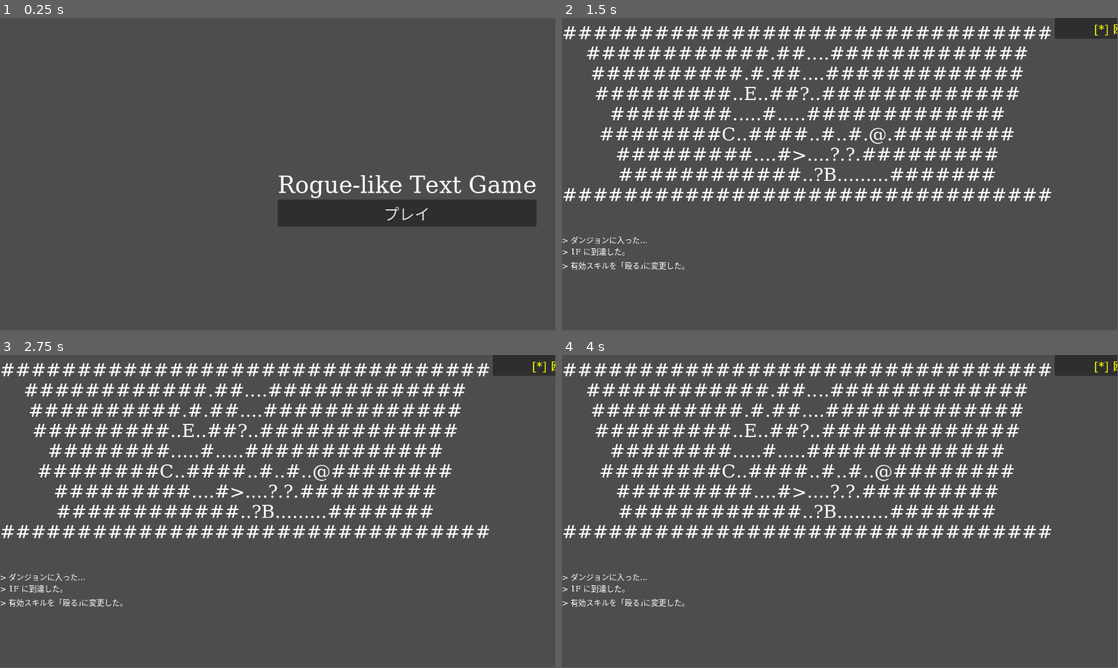
Above: before the commit, frames 1-4 (two rows, left to right).
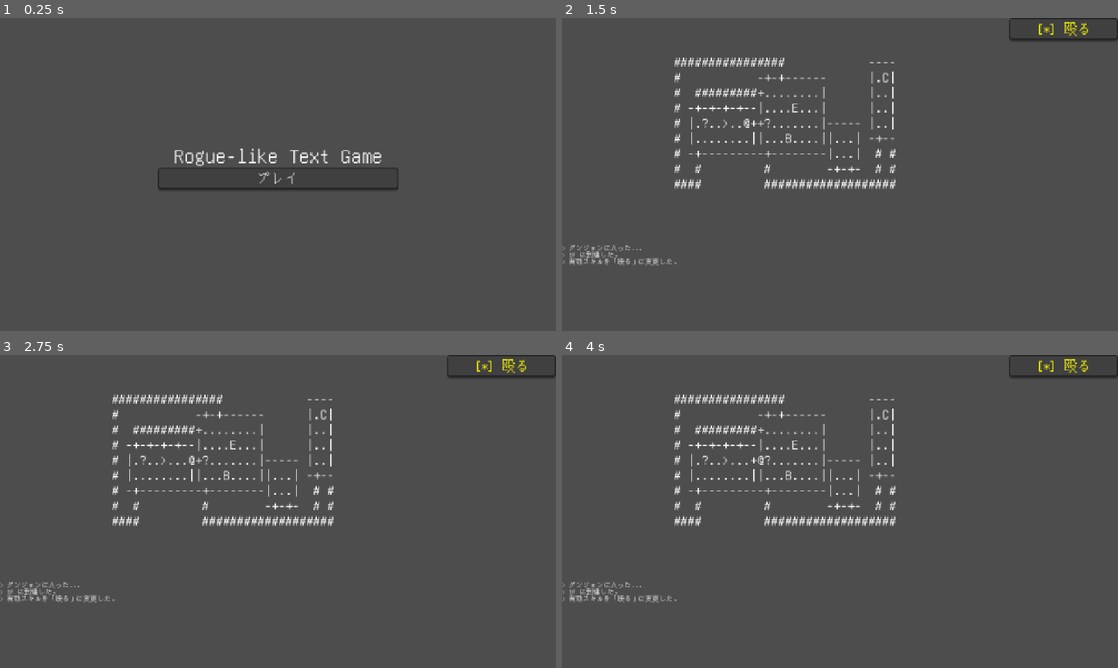
Above: after the commit, the same moments.

Repository: horaguchi/kumopaku
Game: Godot game, scene res://title.tscn
Same seed, same stepped clock (60 frames per second), same inputs: the game is played once before the commit and once after it. Before the commit the project starts from res://main.tscn.
Inputs:
- Up to frame 1 (0.25 s): no input
- Up to frame 2 (1.5 s): click "プレイ" at 0.5 s; click "[*] 殴る" at 1.25 s
- Up to frame 3 (2.75 s): tap Enter at 2 s; hold Right from 2.03 s (still down)
- Up to frame 4 (4 s): tap Space at 2.75 s; release Right at 2.78 s; hold Down 2.78-3.53 s; tap Enter at 3.5 s; hold Right from 3.53 s (still down)
In our replay, the window is 799x449 before the commit and 800x450 after it. These sizes can differ from the game's own. Grey fills any space a smaller window leaves; there, only what the larger window draws over its background counts as a difference.

The runs differ from the first frame. In frame 1, 6.0% of the frame differs, in the area x 28-97%, y 41-67%; in frame 2, 14%, in the area x 0-100%, y 0-81%; in frame 3, 14%; in frame 4, 14%.

Commit message:
title.tscn と main.tscn に分割

Diff:
--- a/dungeon_generator.gd
+++ b/dungeon_generator.gd
@@ -4,52 +4,41 @@
 const WIDTH = 32
 const HEIGHT = 9
 
-# {
-#   "grid": [ ["#", ...], ... ], # 16x9の文字列配列の配列 (#: 壁, .: 床)
-#   "start_pos": Vector2,
-#   "stairs_pos": Vector2,
-#   "items": [ Vector2, ... ],
-#   "enemies": [ Vector2, ... ]
-# }
 static func generate(floor_num: int) -> Dictionary:
-	var grid := []
+	var map := []
+	for i in range(HEIGHT):
+		var line := []
+		for j in range(WIDTH):
+			line.append(" ")
+		map.append(line)
+
+	var straightness := 0.75
+	var sparseness := 0.90
+	var add_loops := 0.50
+	var room_count := 5
+	var room_width_min := 4
+	var room_width_max := 10
+	var room_height_min := 3
+	var room_height_max := 8
+
+	_maze(map, WIDTH, HEIGHT, straightness, sparseness, add_loops)
+	_put_rooms(map, WIDTH, HEIGHT, room_count, [room_width_min, room_width_max], [room_height_min, room_height_max])
+
+	var carved_cells := []
 	for y in range(HEIGHT):
-		var row := []
 		for x in range(WIDTH):
-			row.append("#")
-		grid.append(row)
-
-	# 酔歩法で床 "." を掘る
-	var x = randi_range(1, WIDTH - 2)
-	var y = randi_range(1, HEIGHT - 2)
-	var carved_cells := []
-
-	var target_cells = 65 # 床の数
-
-	# 無限ループ防止用のカウンター
-	var failsafe = 0
-	while carved_cells.size() < target_cells and failsafe < 2000:
-		failsafe += 1
-		if grid[y][x] == "#":
-			grid[y][x] = "."
-			carved_cells.append(Vector2(x, y))
-
-		var dirs = [Vector2.UP, Vector2.DOWN, Vector2.LEFT, Vector2.RIGHT]
-		dirs.shuffle()
-		for d in dirs:
-			var nx = x + int(d.x)
-			var ny = y + int(d.y)
-			# 周囲1マスは壁として残す
-			if nx >= 1 and nx < WIDTH - 1 and ny >= 1 and ny < HEIGHT - 1:
-				x = nx
-				y = ny
-				break
-
-	# シャッフルして各エンティティの配置を決める
+			var c = map[y][x]
+			if c == ".":
+				# アイテムやエンティティを配置可能な場所（床のみ）
+				carved_cells.append(Vector2(x, y))
+
 	carved_cells.shuffle()
 
-	var start_pos = carved_cells.pop_back()
-	var stairs_pos = carved_cells.pop_back()
+	var start_pos = Vector2.ZERO
+	var stairs_pos = Vector2.ZERO
+	if carved_cells.size() >= 2:
+		start_pos = carved_cells.pop_back()
+		stairs_pos = carved_cells.pop_back()
 
 	var num_items = randi_range(2, 4)
 	var items = []
@@ -57,16 +46,305 @@
 		if carved_cells.size() > 0:
 			items.append(carved_cells.pop_back())
 
-	var num_enemies = 2 + floor_num # フロアがあがると敵が増える
+	var num_enemies = 2 + floor_num
 	var enemies = []
 	for i in range(num_enemies):
 		if carved_cells.size() > 0:
 			enemies.append(carved_cells.pop_back())
 
 	return {
-		"grid": grid,
+		"grid": map,
 		"start_pos": start_pos,
 		"stairs_pos": stairs_pos,
 		"items": items,
 		"enemies": enemies
 	}
+
+static func _put_rooms(map: Array, width: int, height: int, room_count: int, x_range: Array, y_range: Array):
+	var rooms := []
+	for i in range(room_count):
+		var rw = randi_range(x_range[0], x_range[1])
+		var rh = randi_range(y_range[0], y_range[1])
+		_make_room(map, width, height, rw, rh, rooms)
+
+static func _make_room(map: Array, width: int, height: int, room_w: int, room_h: int, rooms: Array):
+	var bx = -1
+	var by = -1
+	var bx2 = -1
+	var by2 = -1
+	var best = width * height * 1000
+
+	for i in range(height - room_h + 1):
+		for j in range(width - room_w + 1):
+			var overlap = false
+			for room in rooms:
+				if room[0] - room_w < j and j <= room[2] and room[1] - room_h < i and i <= room[3]:
+					overlap = true
+					break
+
+			var temp = best if overlap else _search_weight(map, width, height, j, i, j + room_w - 1, i + room_h - 1)
+			if temp > 0 and temp < best: # In JS it was `if (temp && temp < best)`, so temp > 0 since it returns overlap + corridor which is > 0
+				best = temp
+				bx = j
+				by = i
+				bx2 = j + room_w - 1
+				by2 = i + room_h - 1
+
+	if best == width * height * 1000 or bx == -1:
+		return
+
+	for i in range(by, by2 + 1):
+		var line = map[i]
+		for j in range(bx, bx2 + 1):
+			if i == by or i == by2:
+				line[j] = "-"
+			elif j == bx or j == bx2:
+				line[j] = "|"
+			else:
+				line[j] = "."
+
+	_draw_door(map, width, height, bx, by, bx2, by2)
+	rooms.append([bx, by, bx2, by2])
+
+static func _draw_door(map: Array, width: int, height: int, x: int, y: int, x2: int, y2: int):
+	var l_before = false
+	var r_before = false
+
+	for i in range(y, y2 + 1):
+		# 四隅は除外する (i == y または i == y2 の時は角なのでスキップ)
+		if i == y or i == y2:
+			l_before = false
+			r_before = false
+			continue
+
+		var line = map[i]
+		if not l_before and x != 0 and (line[x - 1] == "#" or line[x - 1] == "+"):
+			line[x] = "+"
+			l_before = true
+		else:
+			l_before = false
+
+		if not r_before and x2 != width - 1 and (line[x2 + 1] == "#" or line[x2 + 1] == "+"):
+			line[x2] = "+"
+			r_before = true
+		else:
+			r_before = false
+
+	var before = false
+	if y != 0:
+		var line = map[y - 1]
+		for j in range(x, x2 + 1):
+			# 四隅は除外する
+			if j == x or j == x2:
+				before = false
+				continue
+
+			if not before and (line[j] == "#" or line[j] == "+"):
+				map[y][j] = "+"
+				before = true
+			else:
+				before = false
+
+	before = false
+	if y2 != height - 1:
+		var line = map[y2 + 1]
+		for j in range(x, x2 + 1):
+			# 四隅は除外する
+			if j == x or j == x2:
+				before = false
+				continue
+
+			if not before and (line[j] == "#" or line[j] == "+"):
+				map[y2][j] = "+"
+				before = true
+			else:
+				before = false
+
+static func _search_weight(map: Array, width: int, height: int, x: int, y: int, x2: int, y2: int) -> int:
+	var overlap = 0
+	var corridor = 0
+
+	for i in range(y, y2 + 1):
+		var line = map[i]
+		if i != y and i != y2:
+			corridor += (1 if x != 0 and line[x - 1] == "#" else 100 if x != 0 and line[x - 1] == "+" else 0) + \
+						(1 if x2 != width - 1 and line[x2 + 1] == "#" else 100 if x2 != width - 1 and line[x2 + 1] == "+" else 0)
+		else:
+			corridor += (200 if x != 0 and line[x - 1] == "#" else 400 if x != 0 and line[x - 1] == "+" else 0) + \
+						(200 if x2 != width - 1 and line[x2 + 1] == "#" else 400 if x2 != width - 1 and line[x2 + 1] == "+" else 0)
+
+		for j in range(x, x2 + 1):
+			match line[j]:
+				"#": overlap += 3
+				".", "|", "-", "+": overlap += 100
+				_: pass
+
+	if y != 0:
+		var line = map[y - 1]
+		for j in range(x, x2 + 1):
+			if j != x and j != x2:
+				corridor += 1 if line[j] == "#" else 100 if line[j] == "+" else 0
+			else:
+				corridor += 200 if line[j] == "#" else 400 if line[j] == "+" else 0
+
+	if y2 != height - 1:
+		var line = map[y2 + 1]
+		for j in range(x, x2 + 1):
+			if j != x and j != x2:
+				corridor += 1 if line[j] == "#" else 100 if line[j] == "+" else 0
+			else:
+				corridor += 200 if line[j] == "#" else 400 if line[j] == "+" else 0
+
+	return overlap + corridor if corridor > 0 else 0
+
+static func _maze(map: Array, width: int, height: int, straightness: float, sparseness: float, add_loops: float):
+	var wei := []
+	for i in range(height):
+		var line := []
+		for j in range(width):
+			line.append(0)
+		wei.append(line)
+
+	var corridor_list := []
+	var dead_end_list := []
+
+	var cx = randi() % width
+	var cy = randi() % height
+	map[cy][cx] = "#"
+	_update_weight(cx, cy, wei, width, height, false)
+	corridor_list.append([cx, cy])
+
+	while corridor_list.size() > 0:
+		var key = randi() % corridor_list.size()
+		cx = corridor_list[key][0]
+		cy = corridor_list[key][1]
+
+		var way = _check_next(cx, cy, wei, width, height, false)
+		while way["arr"].size() > 0:
+			var straight = _search_straight(cx, cy, wei)
+			var chosen = 0
+
+			if (way["next"] & straight) != 0 and randf() < straightness and straight != 0:
+				chosen = straight
+			else:
+				chosen = way["arr"].pick_random()
+
+			match chosen:
+				1: cy -= 1
+				2: cx += 1
+				4: cy += 1
+				8: cx -= 1
+
+			map[cy][cx] = "#"
+			_update_weight(cx, cy, wei, width, height, false)
+			key = corridor_list.size()
+			corridor_list.append([cx, cy])
+
+			way = _check_next(cx, cy, wei, width, height, false)
+
+		if _search_straight(cx, cy, wei) != 0:
+			dead_end_list.append([cx, cy])
+
+		corridor_list.remove_at(key)
+
+	var sparse_count = dead_end_list.size() - int(dead_end_list.size() * sparseness)
+	while dead_end_list.size() > sparse_count:
+		var key = randi() % dead_end_list.size()
+		cx = dead_end_list[key][0]
+		cy = dead_end_list[key][1]
+		dead_end_list.remove_at(key)
+		map[cy][cx] = " "
+		_update_weight(cx, cy, wei, width, height, true)
+
+		var w_val = wei[cy][cx] & (2 + 8 + 32 + 128)
+		match w_val:
+			2: cy -= 1
+			8: cx += 1
+			32: cy += 1
+			128: cx -= 1
+
+		if _search_straight(cx, cy, wei) != 0:
+			dead_end_list.append([cx, cy])
+
+	for key in range(dead_end_list.size()):
+		if randf() < add_loops:
+			continue
+		cx = dead_end_list[key][0]
+		cy = dead_end_list[key][1]
+
+		var way = _check_next(cx, cy, wei, width, height, true)
+		while way["arr"].size() > 0:
+			var straight = _search_straight(cx, cy, wei)
+			var chosen = 0
+
+			if (way["next"] & straight) != 0 and randf() < straightness and straight != 0:
+				chosen = straight
+			else:
+				chosen = way["arr"].pick_random()
+
+			match chosen:
+				1: cy -= 1
+				2: cx += 1
+				4: cy += 1
+				8: cx -= 1
+
+			map[cy][cx] = "#"
+			_update_weight(cx, cy, wei, width, height, false)
+			way = _check_next(cx, cy, wei, width, height, true)
+
+	return wei
+
+static func _check_next(x: int, y: int, wei: Array, width: int, height: int, loop: bool) -> Dictionary:
+	var next_val = 0
+	var way_arr = []
+
+	if y != 0 and ((wei[y - 1][x] & (1 + 2 + 4 + 8 + 128 + 256)) == 0 or (loop and (wei[y - 1][x] & (1 + 8 + 128)) == 0 and (wei[y - 1][x] & 2) != 0)):
+		next_val += 1
+		way_arr.append(1)
+	if x != width - 1 and ((wei[y][x + 1] & (1 + 2 + 4 + 8 + 16 + 32)) == 0 or (loop and (wei[y][x + 1] & (1 + 2 + 32)) == 0 and (wei[y][x + 1] & 8) != 0)):
+		next_val += 2
+		way_arr.append(2)
+	if y != height - 1 and ((wei[y + 1][x] & (1 + 8 + 16 + 32 + 64 + 128)) == 0 or (loop and (wei[y + 1][x] & (1 + 8 + 128)) == 0 and (wei[y + 1][x] & 32) != 0)):
+		next_val += 4
+		way_arr.append(4)
+	if x != 0 and ((wei[y][x - 1] & (1 + 2 + 32 + 64 + 128 + 256)) == 0 or (loop and (wei[y][x - 1] & (1 + 2 + 32)) == 0 and (wei[y][x - 1] & 128) != 0)):
+		next_val += 8
+		way_arr.append(8)
+
+	return {"next": next_val, "arr": way_arr}
+
+static func _search_straight(x: int, y: int, wei: Array) -> int:
+	match wei[y][x]:
+		3, 263: return 4
+		9, 29: return 8
+		33, 113: return 1
+		129, 449: return 2
+		7: return 8 if (wei[y - 1][x + 1] & 2) != 0 else 4
+		13: return 4 if (wei[y - 1][x + 1] & 8) != 0 else 8
+		25: return 1 if (wei[y + 1][x + 1] & 8) != 0 else 8
+		49: return 8 if (wei[y + 1][x + 1] & 32) != 0 else 1
+		97: return 2 if (wei[y + 1][x - 1] & 32) != 0 else 1
+		193: return 1 if (wei[y + 1][x - 1] & 128) != 0 else 2
+		385: return 4 if (wei[y - 1][x - 1] & 128) != 0 else 2
+		259: return 2 if (wei[y - 1][x - 1] & 2) != 0 else 4
+		_: return 0
+
+static func _update_weight(x: int, y: int, wei: Array, width: int, height: int, erase: bool):
+	var sign_val = -1 if erase else 1
+	wei[y][x] += 1 * sign_val
+	if y != 0:
+		wei[y - 1][x] += 32 * sign_val
+	if x != width - 1 and y != 0:
+		wei[y - 1][x + 1] += 64 * sign_val
+	if x != width - 1:
+		wei[y][x + 1] += 128 * sign_val
+	if x != width - 1 and y != height - 1:
+		wei[y + 1][x + 1] += 256 * sign_val
+	if y != height - 1:
+		wei[y + 1][x] += 2 * sign_val
+	if x != 0 and y != height - 1:
+		wei[y + 1][x - 1] += 4 * sign_val
+	if x != 0:
+		wei[y][x - 1] += 8 * sign_val
+	if x != 0 and y != 0:
+		wei[y - 1][x - 1] += 16 * sign_val
--- /dev/null
+++ b/font/default_font.tres
@@ -0,0 +1,6 @@
+[gd_resource type="FontVariation" format=3 uid="uid://cx5v7ff6irohx"]
+
+[ext_resource type="FontFile" uid="uid://dq6g4us3esmlq" path="res://font/unifont-16.0.04.otf" id="1_base"]
+
+[resource]
+base_font = ExtResource("1_base")
--- a/main.gd
+++ b/main.gd
@@ -1,16 +1,14 @@
 class_name Main
-extends Node2D
+extends Control
 
 const DungeonGeneratorData = preload("res://dungeon_generator.gd")
 const EnemyDataMap = preload("res://enemy_data.gd")
 const ItemDataMap = preload("res://item_data.gd")
 
 # --- UI Nodes ---
-var title_screen: Control
-var game_screen: Control
-var map_label: Label
-var message_log: RichTextLabel
-var skill_container: VBoxContainer
+@onready var map_label: Label = $HBoxContainer/LeftVBox/MapLabel
+@onready var message_log: RichTextLabel = $HBoxContainer/LeftVBox/MessageLog
+@onready var skill_container: VBoxContainer = $HBoxContainer/SkillContainer
 var skill_buttons: Array[Button] = []
 
 # --- Game State ---
@@ -23,84 +21,14 @@
 var temp_new_skill := ""
 
 func _ready() -> void:
-	_setup_ui()
-	_show_title_screen()
-
-func _setup_ui() -> void:
-	var font := SystemFont.new()
-	font.font_names = PackedStringArray(["Monospace", "Courier New", "Consolas"])
-
-	title_screen = Control.new()
-	title_screen.set_anchors_preset(Control.PRESET_FULL_RECT)
-	title_screen.size = get_viewport_rect().size
-	add_child(title_screen)
-
-	var title_vbox = VBoxContainer.new()
-	title_vbox.set_anchors_preset(Control.PRESET_CENTER)
-	title_screen.add_child(title_vbox)
-
-	var title_label := Label.new()
-	title_label.text = "Rogue-like Text Game"
-	title_label.add_theme_font_override("font", font)
-	title_label.add_theme_font_size_override("font_size", 48)
-	title_label.horizontal_alignment = HORIZONTAL_ALIGNMENT_CENTER
-	title_vbox.add_child(title_label)
-
-	var play_button := Button.new()
-	play_button.text = "プレイ"
-	play_button.add_theme_font_override("font", font)
-	play_button.add_theme_font_size_override("font_size", 32)
-	play_button.pressed.connect(_start_game)
-	title_vbox.add_child(play_button)
-
-	game_screen = Control.new()
-	game_screen.set_anchors_preset(Control.PRESET_FULL_RECT)
-	game_screen.size = get_viewport_rect().size
-	game_screen.visible = false
-	add_child(game_screen)
-
-	var hbox := HBoxContainer.new()
-	hbox.set_anchors_preset(Control.PRESET_FULL_RECT)
-	game_screen.add_child(hbox)
-
-	var left_vbox := VBoxContainer.new()
-	left_vbox.size_flags_horizontal = Control.SIZE_EXPAND_FILL
-	hbox.add_child(left_vbox)
-
-	map_label = Label.new()
-	map_label.add_theme_font_override("font", font)
-	map_label.add_theme_font_size_override("font_size", 38)
-	map_label.size_flags_vertical = Control.SIZE_EXPAND_FILL
-	map_label.horizontal_alignment = HORIZONTAL_ALIGNMENT_CENTER
-	map_label.vertical_alignment = VERTICAL_ALIGNMENT_CENTER
-	left_vbox.add_child(map_label)
-
-	message_log = RichTextLabel.new()
-	message_log.add_theme_font_override("normal_font", font)
-	message_log.custom_minimum_size = Vector2(0, 200)
-	message_log.scroll_following = true
-	left_vbox.add_child(message_log)
-
-	skill_container = VBoxContainer.new()
-	skill_container.custom_minimum_size = Vector2(250, 0)
-	hbox.add_child(skill_container)
-
 	for i in range(4):
-		var btn = Button.new()
-		btn.add_theme_font_override("font", font)
-		btn.add_theme_font_size_override("font_size", 24)
-		btn.visible = false
+		var btn = skill_container.get_child(i) as Button
 		btn.pressed.connect(func(): _on_skill_button_pressed(i))
-		skill_container.add_child(btn)
 		skill_buttons.append(btn)
 
-func _show_title_screen():
-	title_screen.visible = true
-	game_screen.visible = false
+	call_deferred("_start_game")
 
 func _start_game():
-	title_screen.visible = false
-	game_screen.visible = true
 	current_floor = 1
 	player_skills.clear()
 	player_skills.append("殴る")
@@ -157,7 +85,7 @@
 	for y in range(DungeonGeneratorData.HEIGHT):
 		var row_str = ""
 		for x in range(DungeonGeneratorData.WIDTH):
-			row_str += grid[y][x]
+			row_str += str(grid[y][x])
 		map_str += row_str + "\n"
 
 	map_label.text = map_str
@@ -204,7 +132,7 @@
 			_update_ui()
 
 func _unhandled_input(event: InputEvent) -> void:
-	if not game_screen.visible or is_skill_replace_mode: return
+	if is_skill_replace_mode: return
 
 	if event is InputEventKey and event.pressed and not event.echo:
 		if event.keycode == KEY_UP or event.keycode == KEY_W:
@@ -219,7 +147,11 @@
 func _move(dir: Vector2):
 	var next_pos = player_pos + dir
 
-	if map_data.grid[next_pos.y][next_pos.x] == "#":
+	if next_pos.x < 0 or next_pos.x >= DungeonGeneratorData.WIDTH or next_pos.y < 0 or next_pos.y >= DungeonGeneratorData.HEIGHT:
+		return
+
+	var c = map_data.grid[next_pos.y][next_pos.x]
+	if not (c == "#" or c == "+" or c == "."):
 		return
 
 	var hit_enemy_idx = -1
@@ -284,10 +216,18 @@
 			var dy = sign(player_pos.y - enemy.pos.y)
 			var n_pos = enemy.pos
 
-			if dx != 0 and map_data.grid[enemy.pos.y][enemy.pos.x + dx] != "#":
-				n_pos.x += dx
-			elif dy != 0 and map_data.grid[enemy.pos.y + dy][enemy.pos.x] != "#":
-				n_pos.y += dy
+			if dx != 0:
+				var nx = enemy.pos.x + dx
+				if nx >= 0 and nx < DungeonGeneratorData.WIDTH:
+					var cx = map_data.grid[enemy.pos.y][nx]
+					if cx == "#" or cx == "+" or cx == ".":
+						n_pos.x += dx
+			elif dy != 0:
+				var ny = enemy.pos.y + dy
+				if ny >= 0 and ny < DungeonGeneratorData.HEIGHT:
+					var cy = map_data.grid[ny][enemy.pos.x]
+					if cy == "#" or cy == "+" or cy == ".":
+						n_pos.y += dy
 
 			# 味方同士の衝突は省略。文字ベースなので無視。
 			enemy.pos = n_pos
@@ -329,4 +269,4 @@
 
 func _game_over():
 	await get_tree().create_timer(3.0).timeout
-	_show_title_screen()
+	get_tree().change_scene_to_file("res://title.tscn")
--- a/main.tscn
+++ b/main.tscn
@@ -2,5 +2,59 @@
 
 [ext_resource type="Script" uid="uid://scu55cglpq5i" path="res://main.gd" id="1_xxx"]
 
-[node name="Main" type="Node2D" unique_id=572586674]
+[node name="Main" type="Control" unique_id=1978513943]
+layout_mode = 3
+anchors_preset = 15
+anchor_right = 1.0
+anchor_bottom = 1.0
+grow_horizontal = 2
+grow_vertical = 2
 script = ExtResource("1_xxx")
+
+[node name="HBoxContainer" type="HBoxContainer" parent="." unique_id=59768364]
+layout_mode = 1
+anchors_preset = 15
+anchor_right = 1.0
+anchor_bottom = 1.0
+grow_horizontal = 2
+grow_vertical = 2
+
+[node name="LeftVBox" type="VBoxContainer" parent="HBoxContainer" unique_id=1821228819]
+layout_mode = 2
+size_flags_horizontal = 3
+
+[node name="MapLabel" type="Label" parent="HBoxContainer/LeftVBox" unique_id=1532993429]
+layout_mode = 2
+size_flags_vertical = 3
+theme_override_font_sizes/font_size = 32
+horizontal_alignment = 1
+vertical_alignment = 1
+
+[node name="MessageLog" type="RichTextLabel" parent="HBoxContainer/LeftVBox" unique_id=982466060]
+custom_minimum_size = Vector2(0, 200)
+layout_mode = 2
+scroll_following = true
+
+[node name="SkillContainer" type="VBoxContainer" parent="HBoxContainer" unique_id=1567773191]
+custom_minimum_size = Vector2(250, 0)
+layout_mode = 2
+
+[node name="SkillButton0" type="Button" parent="HBoxContainer/SkillContainer" unique_id=169539288]
+visible = false
+layout_mode = 2
+theme_override_font_sizes/font_size = 32
+
+[node name="SkillButton1" type="Button" parent="HBoxContainer/SkillContainer" unique_id=345274770]
+visible = false
+layout_mode = 2
+theme_override_font_sizes/font_size = 32
+
+[node name="SkillButton2" type="Button" parent="HBoxContainer/SkillContainer" unique_id=1625449188]
+visible = false
+layout_mode = 2
+theme_override_font_sizes/font_size = 32
+
+[node name="SkillButton3" type="Button" parent="HBoxContainer/SkillContainer" unique_id=1850920304]
+visible = false
+layout_mode = 2
+theme_override_font_sizes/font_size = 32
--- a/project.godot
+++ b/project.godot
@@ -11,9 +11,20 @@
 [application]
 
 config/name="kumopaku"
-run/main_scene="uid://dxgul3aevpugt"
+run/main_scene="res://title.tscn"
 config/features=PackedStringArray("4.6", "GL Compatibility")
 config/icon="res://icon.svg"
+
+[display]
+
+window/size/viewport_width=1280
+window/size/viewport_height=720
+window/stretch/mode="canvas_items"
+
+[gui]
+
+theme/custom="uid://bu1r5dx7k717w"
+theme/custom_font="uid://cx5v7ff6irohx"
 
 [physics]
 
--- /dev/null
+++ b/title.gd
@@ -0,0 +1,4 @@
+extends Control
+
+func _on_play_pressed() -> void:
+	get_tree().change_scene_to_file("res://main.tscn")
--- /dev/null
+++ b/title.tscn
@@ -0,0 +1,39 @@
+[gd_scene format=3 uid="uid://ciyb0xki1f6hn"]
+
+[ext_resource type="Script" path="res://title.gd" id="1_xxx"]
+
+[node name="Title" type="Control" unique_id=607238477]
+layout_mode = 3
+anchors_preset = 15
+anchor_right = 1.0
+anchor_bottom = 1.0
+grow_horizontal = 2
+grow_vertical = 2
+script = ExtResource("1_xxx")
+
+[node name="VBoxContainer" type="VBoxContainer" parent="." unique_id=1011724583]
+layout_mode = 1
+anchors_preset = 8
+anchor_left = 0.5
+anchor_top = 0.5
+anchor_right = 0.5
+anchor_bottom = 0.5
+offset_left = -276.5
+offset_top = -68.0
+offset_right = 276.5
+offset_bottom = 68.0
+grow_horizontal = 2
+grow_vertical = 2
+
+[node name="Label" type="Label" parent="VBoxContainer" unique_id=657326216]
+layout_mode = 2
+theme_override_font_sizes/font_size = 48
+text = "Rogue-like Text Game"
+horizontal_alignment = 1
+
+[node name="Button" type="Button" parent="VBoxContainer" unique_id=527801322]
+layout_mode = 2
+theme_override_font_sizes/font_size = 32
+text = "プレイ"
+
+[connection signal="pressed" from="VBoxContainer/Button" to="." method="_on_play_pressed"]
--- /dev/null
+++ b/ui.tres
@@ -0,0 +1,101 @@
+[gd_resource type="Theme" format=3 uid="uid://bu1r5dx7k717w"]
+
+[ext_resource type="FontVariation" uid="uid://cx5v7ff6irohx" path="res://font/default_font.tres" id="1_new_font"]
+
+[sub_resource type="StyleBoxFlat" id="StyleBoxFlat_button_disabled"]
+content_margin_left = 12.0
+content_margin_top = 8.0
+content_margin_right = 12.0
+content_margin_bottom = 12.0
+bg_color = Color(0.15, 0.15, 0.15, 0.5)
+border_width_left = 2
+border_width_top = 2
+border_width_right = 2
+border_width_bottom = 4
+border_color = Color(0.1, 0.1, 0.1, 0.5)
+corner_radius_top_left = 6
+corner_radius_top_right = 6
+corner_radius_bottom_right = 6
+corner_radius_bottom_left = 6
+
+[sub_resource type="StyleBoxFlat" id="StyleBoxFlat_button_hover"]
+content_margin_left = 12.0
+content_margin_top = 8.0
+content_margin_right = 12.0
+content_margin_bottom = 12.0
+bg_color = Color(0.35, 0.35, 0.35, 1)
+border_width_left = 2
+border_width_top = 2
+border_width_right = 2
+border_width_bottom = 6
+border_color = Color(0.2, 0.2, 0.2, 1)
+corner_radius_top_left = 6
+corner_radius_top_right = 6
+corner_radius_bottom_right = 6
+corner_radius_bottom_left = 6
+shadow_color = Color(0, 0, 0, 0.3)
+shadow_size = 4
+shadow_offset = Vector2(0, 2)
+
+[sub_resource type="StyleBoxFlat" id="StyleBoxFlat_button_normal"]
+content_margin_left = 12.0
+content_margin_top = 8.0
+content_margin_right = 12.0
+content_margin_bottom = 12.0
+bg_color = Color(0.25, 0.25, 0.25, 1)
+border_width_left = 2
+border_width_top = 2
+border_width_right = 2
+border_width_bottom = 6
+border_color = Color(0.15, 0.15, 0.15, 1)
+corner_radius_top_left = 6
+corner_radius_top_right = 6
+corner_radius_bottom_right = 6
+corner_radius_bottom_left = 6
+shadow_color = Color(0, 0, 0, 0.2)
+shadow_size = 2
+shadow_offset = Vector2(0, 2)
+
+[sub_resource type="StyleBoxFlat" id="StyleBoxFlat_button_pressed"]
+content_margin_left = 12.0
+content_margin_top = 12.0
+content_margin_right = 12.0
+content_margin_bottom = 8.0
+bg_color = Color(0.2, 0.2, 0.2, 1)
+border_width_left = 2
+border_width_top = 2
+border_width_right = 2
+border_width_bottom = 2
+border_color = Color(0.1, 0.1, 0.1, 1)
+corner_radius_top_left = 6
+corner_radius_top_right = 6
+corner_radius_bottom_right = 6
+corner_radius_bottom_left = 6
+shadow_color = Color(0, 0, 0, 0.1)
+shadow_size = 1
+shadow_offset = Vector2(0, 1)
+
+[sub_resource type="StyleBoxFlat" id="StyleBoxFlat_panel"]
+bg_color = Color(0.1, 0.1, 0.1, 0.9)
+border_width_left = 2
+border_width_top = 2
+border_width_right = 2
+border_width_bottom = 2
+border_color = Color(0.3, 0.3, 0.3, 1)
+corner_radius_top_left = 8
+corner_radius_top_right = 8
+corner_radius_bottom_right = 8
+corner_radius_bottom_left = 8
+shadow_color = Color(0, 0, 0, 0.5)
+shadow_size = 8
+shadow_offset = Vector2(0, 4)
+
+[resource]
+default_font = ExtResource("1_new_font")
+default_font_size = 16
+Button/styles/disabled = SubResource("StyleBoxFlat_button_disabled")
+Button/styles/hover = SubResource("StyleBoxFlat_button_hover")
+Button/styles/normal = SubResource("StyleBoxFlat_button_normal")
+Button/styles/pressed = SubResource("StyleBoxFlat_button_pressed")
+Panel/styles/panel = SubResource("StyleBoxFlat_panel")
+PanelContainer/styles/panel = SubResource("StyleBoxFlat_panel")
Binary file added: font/unifont-16.0.04.otf
Not shown, added: font/unifont-16.0.04.otf.import
Not shown, added: title.gd.uid
